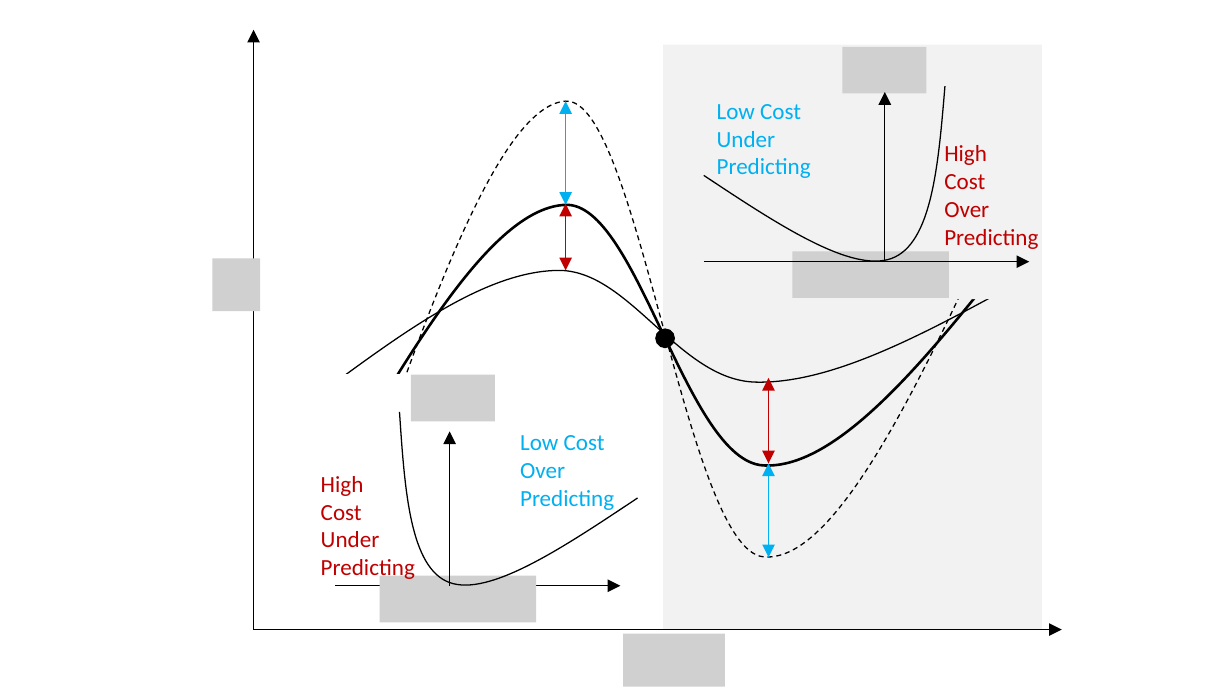
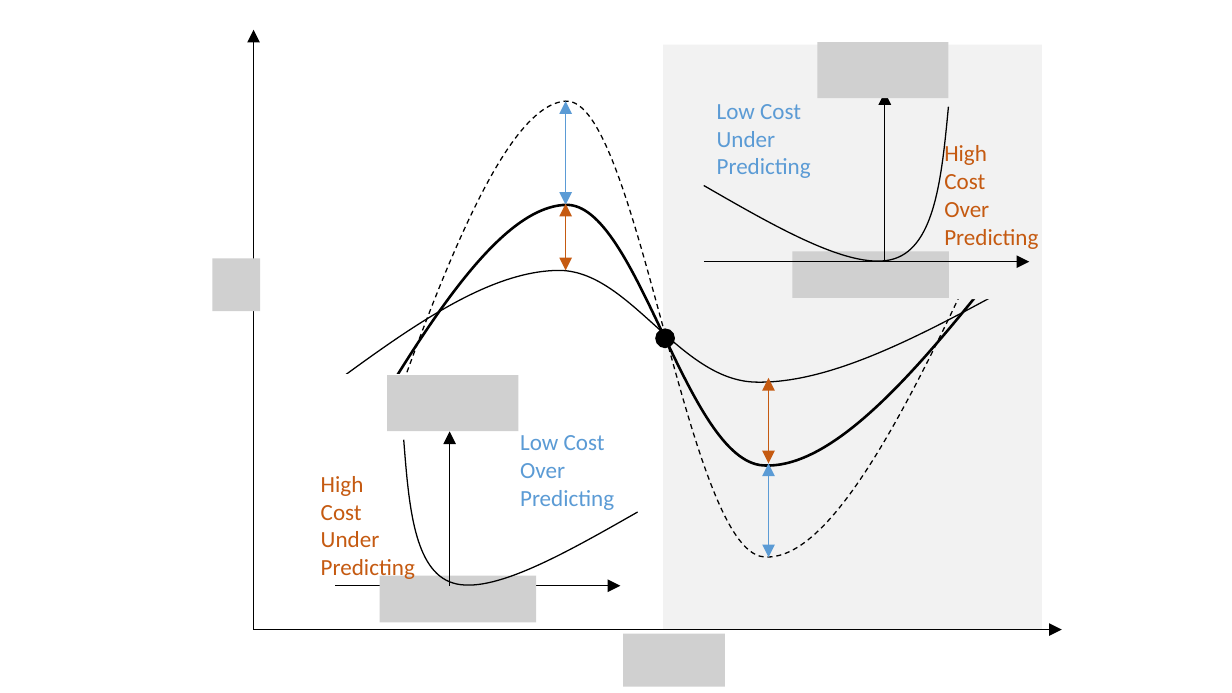
Before and after one commit to elliewhite-usgs/phd-predicting-unguaged-basins, a slide deck: slide 7 of presentation/slides/some graphs.pptx (slide 5 before the commit). Drawn at 1232x693 pixels with LibreOffice and Linux fonts; fonts in the diff are those of the drawing; grey boxes stand for pictures. Boxes give left, top, right and bottom in pixels: in the first picture for what was removed or moved away, otherwise in the second. Text is boxed around its words. In the diff, an @@ line names an element or a change of style, - is before the commit and + after.

```diff
--- a/presentation/slides/some graphs.pptx
+++ b/presentation/slides/some graphs.pptx
@@ picture: place and size @@
-picture at [843, 47, 927, 93]
+picture at [817, 43, 948, 99]
@@ double arrow (566, 205) - (566, 101): stroke #00B0F0 0.5 pt to #5B9BD5 0.5 pt @@
@@ freeform shape: place and size @@
-freeform shape at [704, 86, 945, 261]
+freeform shape at [704, 107, 949, 262]
@@ text "Low Cost" at [717, 104, 811, 178]: text colour #00B0F0 to #5B9BD5 @@
@@ text "High" at [944, 142, 1038, 249]: text colour #C00000 to #C55A11 @@
@@ double arrow (566, 271) - (566, 203): stroke #C00000 0.5 pt to #C55A11 0.5 pt @@
@@ picture: place and size @@
-picture at [411, 374, 495, 421]
+picture at [387, 375, 518, 432]
@@ double arrow (769, 463) - (769, 378): stroke #C00000 0.5 pt to #C55A11 0.5 pt @@
@@ freeform shape: place and size @@
-freeform shape at [399, 412, 638, 585]
+freeform shape at [404, 440, 638, 585]
@@ text "Low Cost" at [520, 435, 614, 510]: text colour #00B0F0 to #5B9BD5 @@
@@ text "High" at [321, 476, 415, 582]: text colour #C00000 to #C55A11 @@
@@ double arrow (769, 557) - (769, 463): stroke #00B0F0 0.5 pt to #5B9BD5 0.5 pt @@
```
Also in this commit, not shown: 5 other slides changed, 17 slides added, 4 other files.
